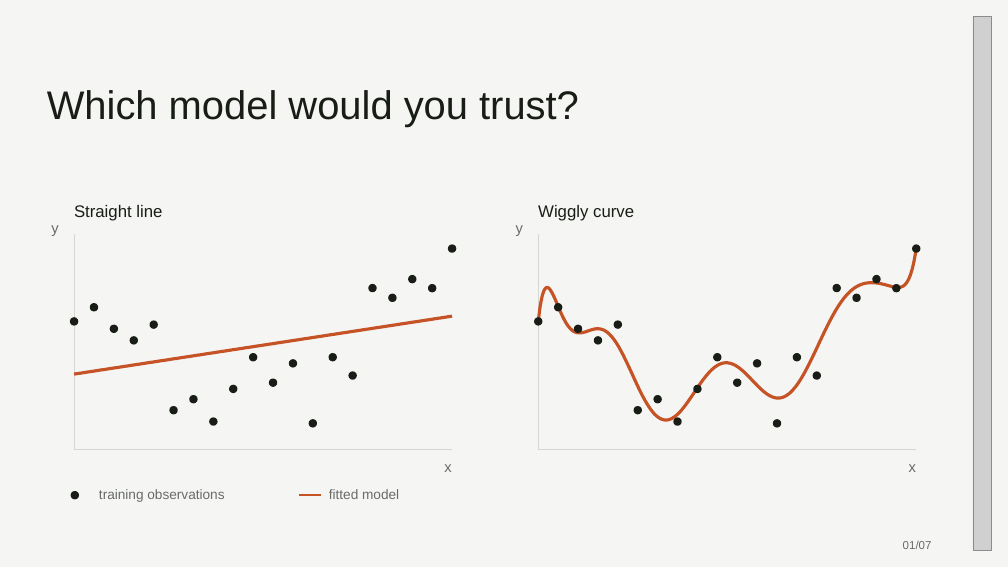
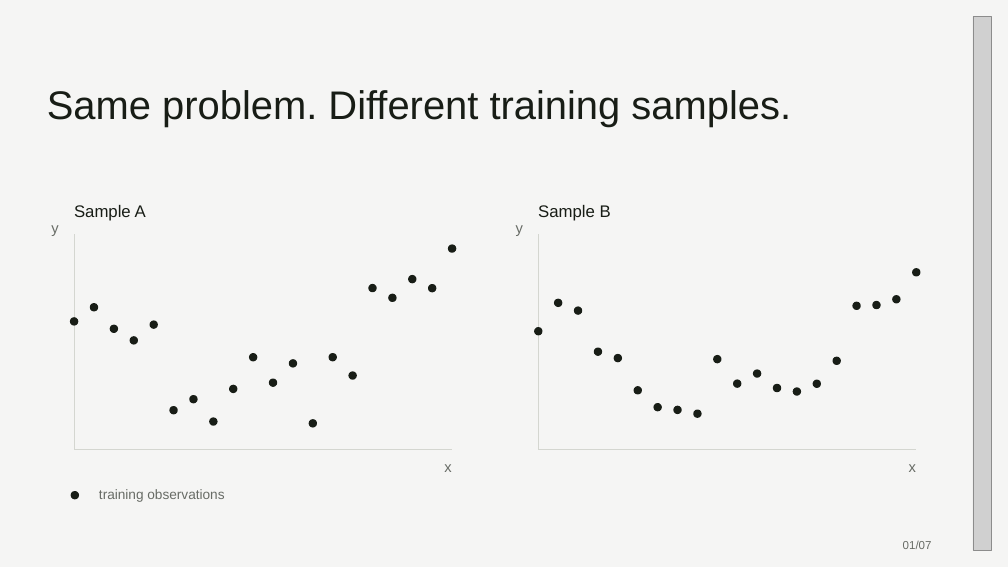
Before and after one commit to 0xABAN/classes, a slide deck: slide 1 of cmpsc-448/presentation/bias-variance-tradeoff.pptx. Drawn at 1008x567 pixels with LibreOffice and Linux fonts; fonts in the diff are those of the drawing; grey boxes stand for pictures. Boxes give left, top, right and bottom in pixels: in the first picture for what was removed or moved away, otherwise in the second. Text is boxed around its words. In the diff, an @@ line names an element or a change of style, - is before the commit and + after.

Commit message:
feat(cmpsc-448): focus deck on bias and variance
teach prediction changes across training samples and separate bias,
variance, and irreducible noise instead of repeating fit diagnostics

```diff
--- a/cmpsc-448/presentation/bias-variance-tradeoff.pptx
+++ b/cmpsc-448/presentation/bias-variance-tradeoff.pptx
@@ text at bbox=[47, 90, 791, 127]: text changed @@
-Which model would you trust?
+Same problem. Different training samples.
@@ text removed at bbox=[74, 205, 162, 221] @@
-Straight line
@@ text added at bbox=[74, 205, 146, 221], 16 pt, text #181D16 @@
+Sample A
@@ text removed at bbox=[538, 205, 634, 221] @@
-Wiggly curve
@@ text added at bbox=[538, 205, 611, 221], 16 pt, text #181D16 @@
+Sample B
@@ freeform shape removed at bbox=[538, 249, 917, 420] @@
@@ ellipse: place and size @@
-ellipse at bbox=[555, 304, 562, 311]
+ellipse at bbox=[555, 299, 562, 306]
@@ freeform shape removed at bbox=[74, 316, 452, 374] @@
@@ ellipse: place and size @@
-ellipse at bbox=[575, 325, 582, 332]
+ellipse at bbox=[575, 307, 582, 314]
@@ 3 ellipses: place and size @@
-3 ellipses at bbox=[694, 245, 920, 392]
+3 ellipses at bbox=[694, 269, 920, 417]
@@ 7 ellipses: place and size @@
-7 ellipses at bbox=[535, 285, 900, 403]
+7 ellipses at bbox=[535, 296, 900, 411]
@@ ellipse: place and size @@
-ellipse at bbox=[615, 321, 622, 328]
+ellipse at bbox=[615, 355, 622, 361]
@@ ellipse: place and size @@
-ellipse at bbox=[794, 354, 801, 361]
+ellipse at bbox=[833, 358, 840, 364]
@@ ellipse: place and size @@
-ellipse at bbox=[634, 407, 641, 414]
+ellipse at bbox=[634, 387, 641, 394]
@@ ellipse: place and size @@
-ellipse at bbox=[774, 420, 780, 426]
+ellipse at bbox=[774, 385, 780, 392]
@@ ellipse: place and size @@
-ellipse at bbox=[833, 285, 840, 292]
+ellipse at bbox=[794, 388, 801, 395]
@@ ellipse: place and size @@
-ellipse at bbox=[675, 418, 681, 425]
+ellipse at bbox=[675, 407, 681, 414]
@@ line removed from (299, 495) to (321, 495) @@
@@ text removed at bbox=[329, 489, 399, 499] @@
-fitted model
```
Also in this commit, not shown: 3 other slides changed, 3 slides added, 3 slides removed, 3 other files.
